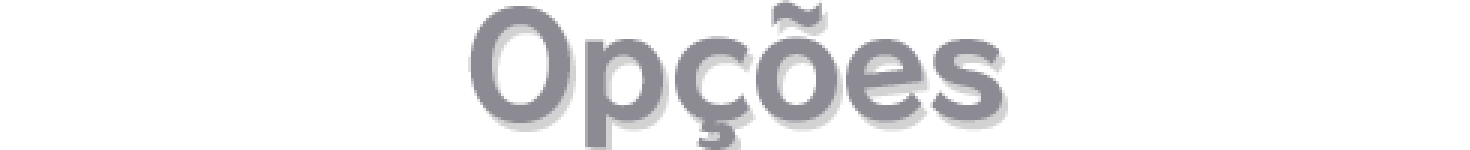
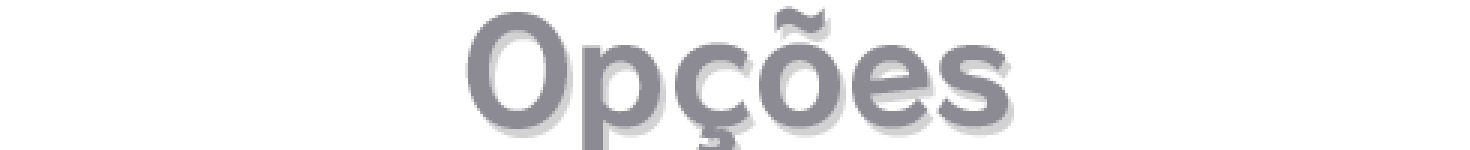
Layers edited between the first and the second 1470 x 150 image:
added layer "Opções V2" above "Options V2" over box(465, 6, 1008, 150)
hid "Opções" over box(468, 0, 1002, 150)
